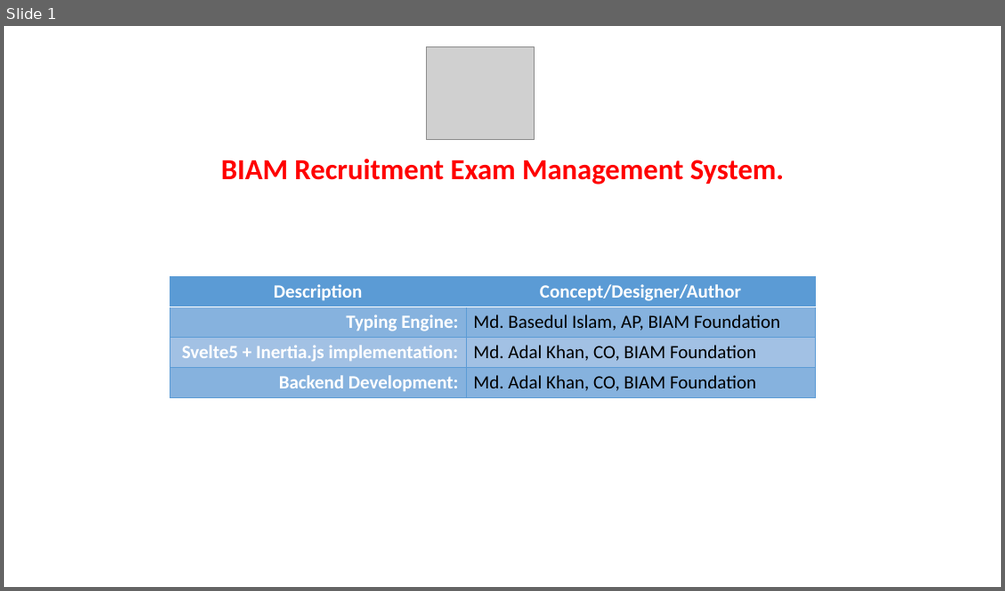
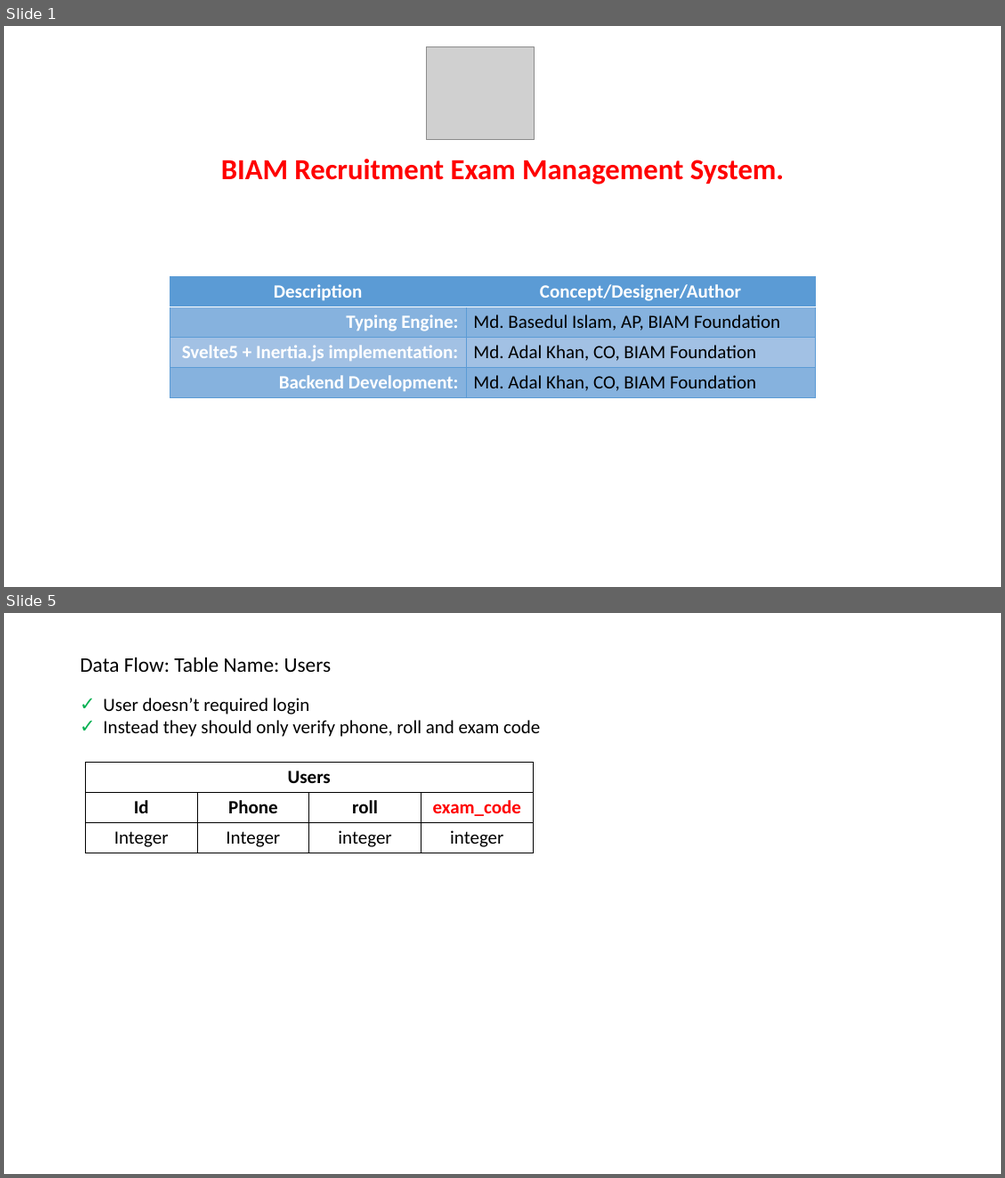
Before and after one commit to mdadalkhan/Code, a slide deck: projects/brems/Overview.pptx. Shown one above the other, each under a label of ours: slide 1 before the commit, slides 1 and 5 after it; the slides between them are not shown. The pictures are 1005x591 and 1005x1178 pixels, drawn with LibreOffice and Linux fonts; fonts in the diff are those of the drawing; grey boxes stand for pictures. Boxes give left, top, right and bottom in pixels: in the first picture for what was removed or moved away, otherwise in the second. Text is boxed around its words. In the diff, an @@ line names an element or a change of style, - is before the commit and + after.

```diff
--- a/projects/brems/Overview.pptx
+++ b/projects/brems/Overview.pptx
@@ slide 5 added at box(4, 613, 1001, 1174), background #FFFFFF @@
@@ title added at box(80, 657, 332, 672), 20 pt, text #000000 @@
+Data Flow: Table Name: Users
@@ text added at box(103, 698, 540, 737), 18 pt, text #000000 @@
+✓ User doesn’t required login
+✓ Instead they should only verify phone, roll and exam code
@@ table added at box(86, 762, 534, 853), 3 rows, 4 columns @@
+Users |  |  | 
+Id | Phone | roll | exam_code
+Integer | Integer | integer | integer
```
Also in this commit, not shown: 1 slide changed, 2 other slides added, 5 other files.
